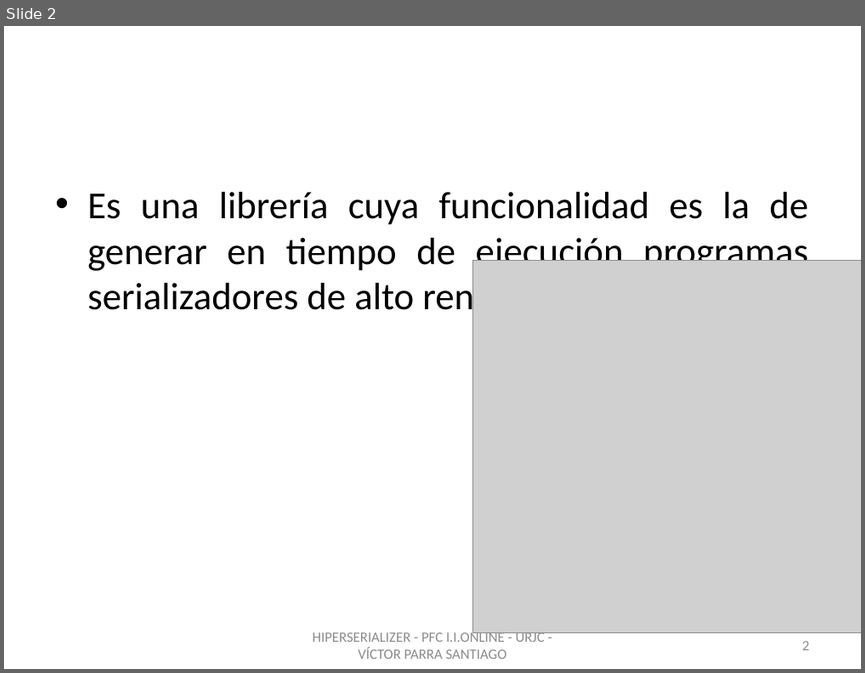
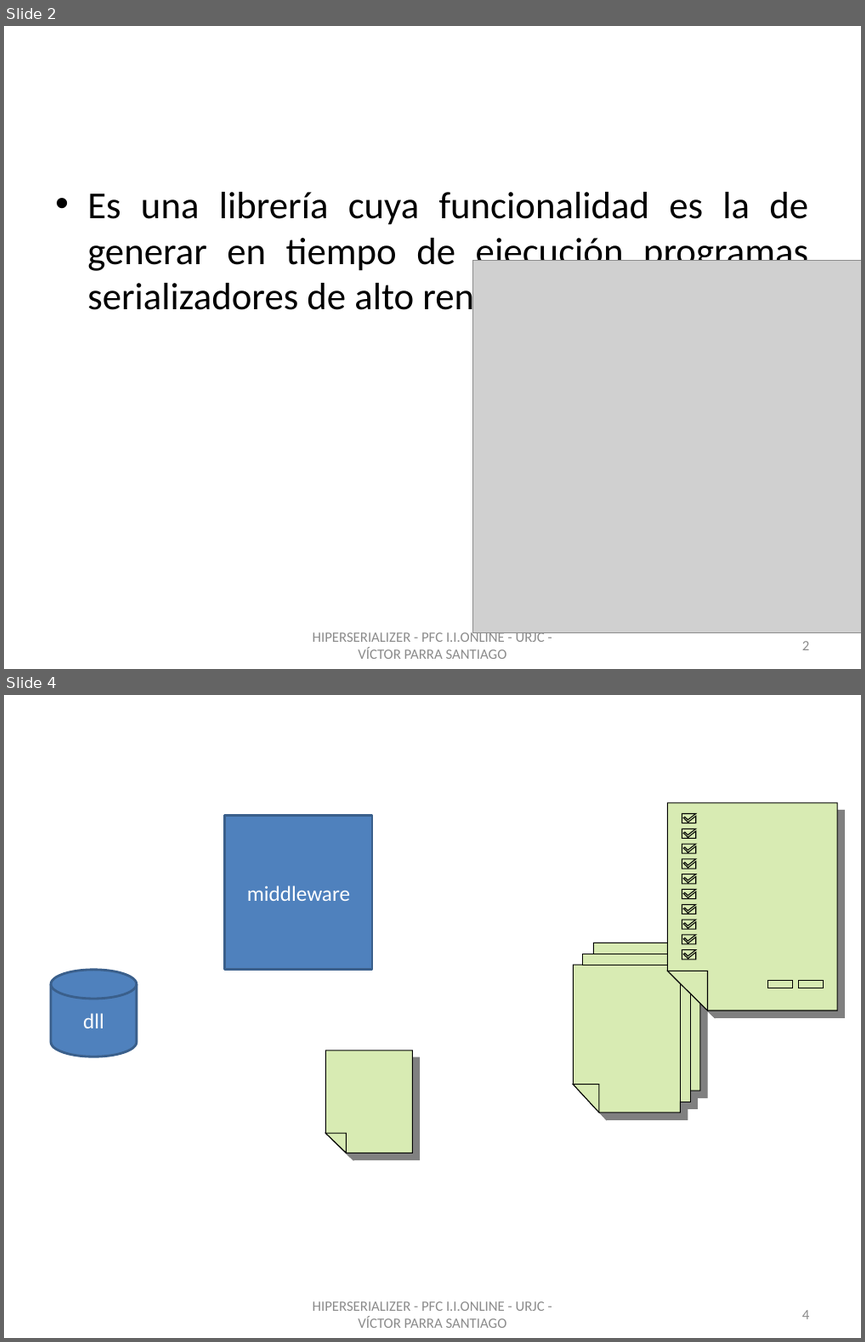
Before and after one commit to vitiparra/ProyectoFinDeCarrera, a slide deck: Memoria/PFC HiperSerializer.pptx. Shown one above the other, each under a label of ours: slide 2 before the commit, slides 2 and 4 after it; the slides between them are not shown. The pictures are 865x673 and 865x1342 pixels, drawn with LibreOffice and Linux fonts; fonts in the diff are those of the drawing; grey boxes stand for pictures; background and template pictures are left out. Boxes give left, top, right and bottom in pixels: in the first picture for what was removed or moved away, otherwise in the second. Text is boxed around its words. In the diff, an @@ line names an element or a change of style, - is before the commit and + after.

```diff
--- a/Memoria/PFC HiperSerializer.pptx
+++ b/Memoria/PFC HiperSerializer.pptx
@@ slide 4 added at [4, 695, 861, 1338], background picture (left out) @@
@@ title added at [46, 695, 818, 802], 44 pt, text #FFFFFF @@
+LA NECESIDAD
@@ rectangle added at [225, 816, 372, 970], fill #4F81BD, outline #3A5F8C 2 pt, 18 pt, text #FFFFFF @@
+middleware
@@ freeform shape added at [666, 802, 836, 1010], fill #D8EBB3, outline #000000 0.75 pt @@
@@ freeform shape added at [573, 942, 699, 1112], fill #D8EBB3, outline #000000 0.75 pt @@
@@ cylinder added at [51, 970, 137, 1056], fill #4F81BD, outline #3A5F8C 2 pt, 18 pt, text #FFFFFF @@
+dll
@@ freeform shape added at [325, 1049, 412, 1152], fill #D8EBB3, outline #000000 0.75 pt @@
@@ text added at [313, 1301, 545, 1327], 12 pt, text #8C8C8C @@
+HIPERSERIALIZER - PFC I.I.ONLINE - URJC - VÍCTOR PARRA SANTIAGO
@@ page number added at [802, 1310, 809, 1319], 12 pt, text #8C8C8C @@
+4
```
Also in this commit, not shown: 18 slides changed.
